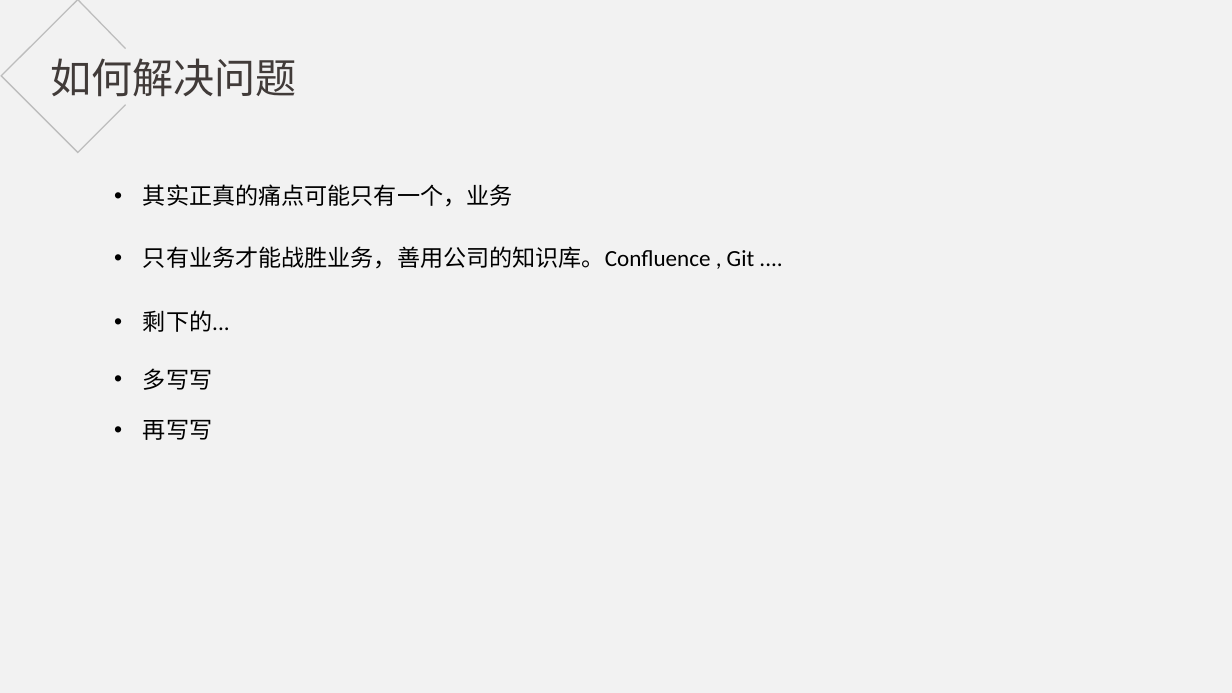
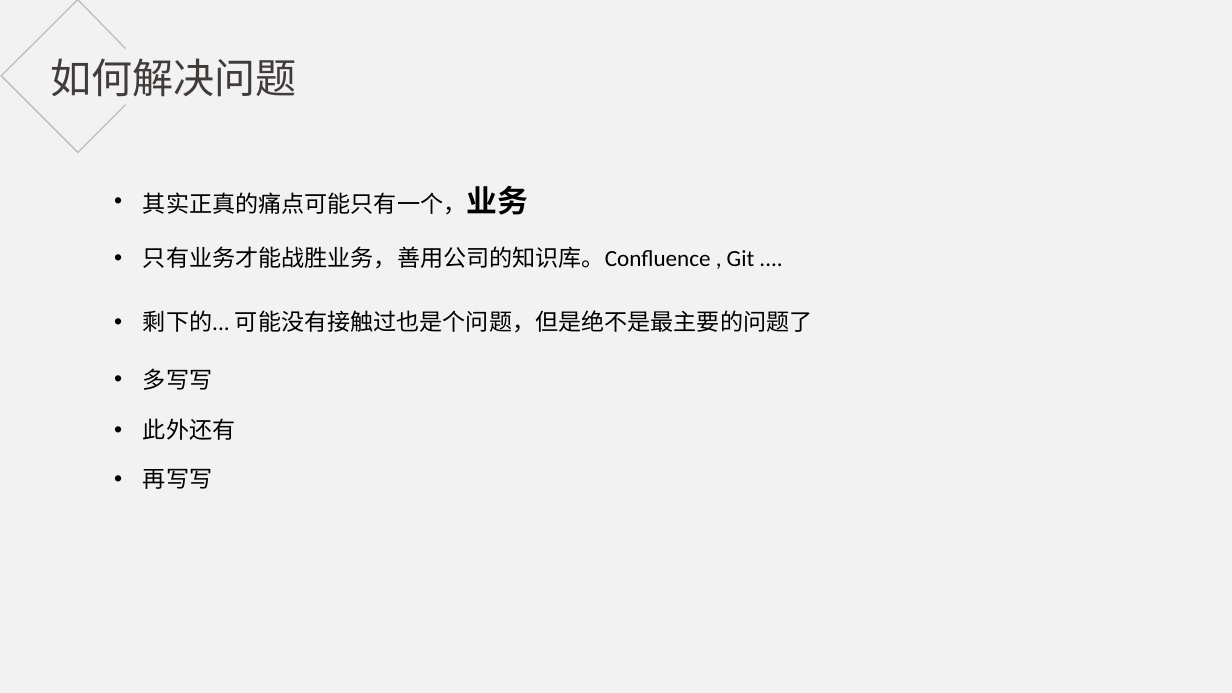
Before and after one commit to jungleguo/ReadNotes, a slide deck: slide 11 of 分享/自动化测试，到底该测些什么.pptx. Drawn at 1232x693 pixels with LibreOffice and Linux fonts; fonts in the diff are those of the drawing. Boxes give left, top, right and bottom in pixels: in the first picture for what was removed or moved away, otherwise in the second. Text is boxed around its words. In the diff, an @@ line names an element or a change of style, - is before the commit and + after.

```diff
--- a/分享/自动化测试，到底该测些什么.pptx
+++ b/分享/自动化测试，到底该测些什么.pptx
@@ text "其实正真的痛点可能只有一个，业务" at box(143, 186, 528, 215): size 18 to 24 pt, bold on in "其实正真的痛点可能只有一个，业务" @@
@@ text at box(143, 310, 812, 333): text changed @@
-• 剩下的...
+• 剩下的... 可能没有接触过也是个问题，但是绝不是最主要的问题了
@@ text added at box(143, 418, 235, 440), 18 pt, text #000000 @@
+• 此外还有
@@ text "再写写": place and size @@
-text "再写写" at box(143, 420, 212, 440)
+text "再写写" at box(143, 469, 212, 489)
```
Also in this commit, not shown: 7 other slides changed, 2 slides added, 2 slides removed.
